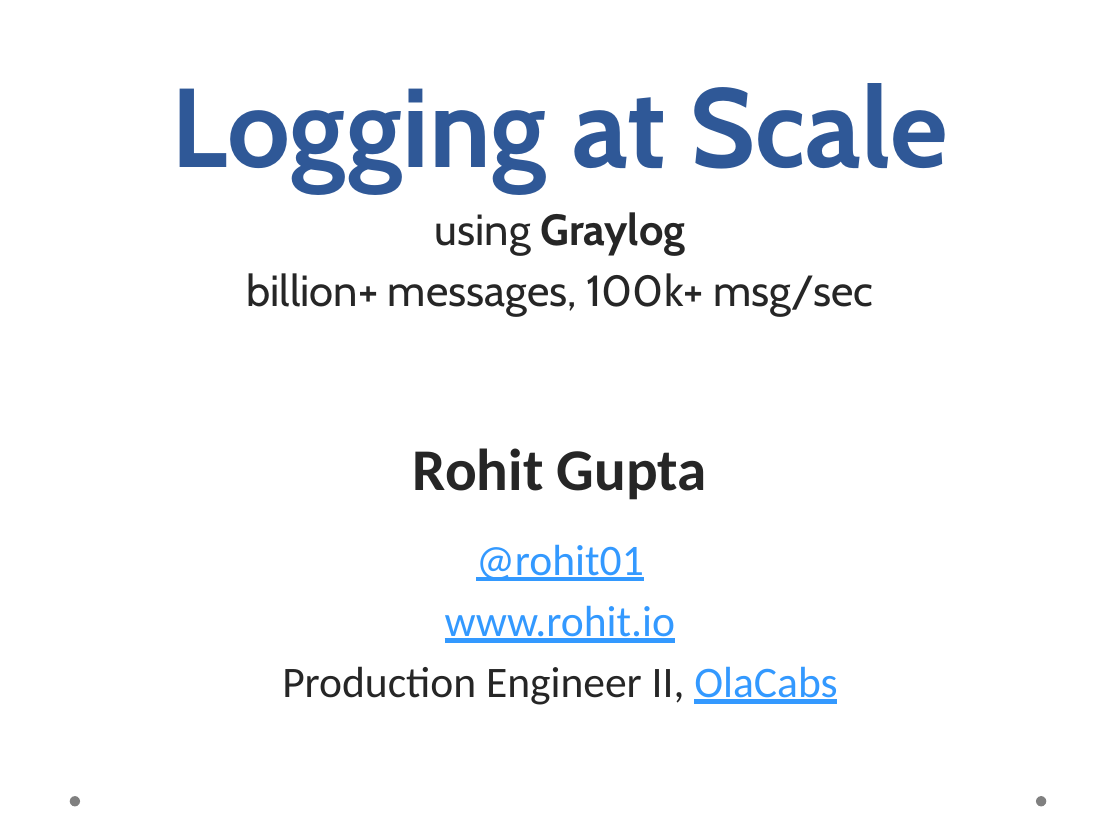
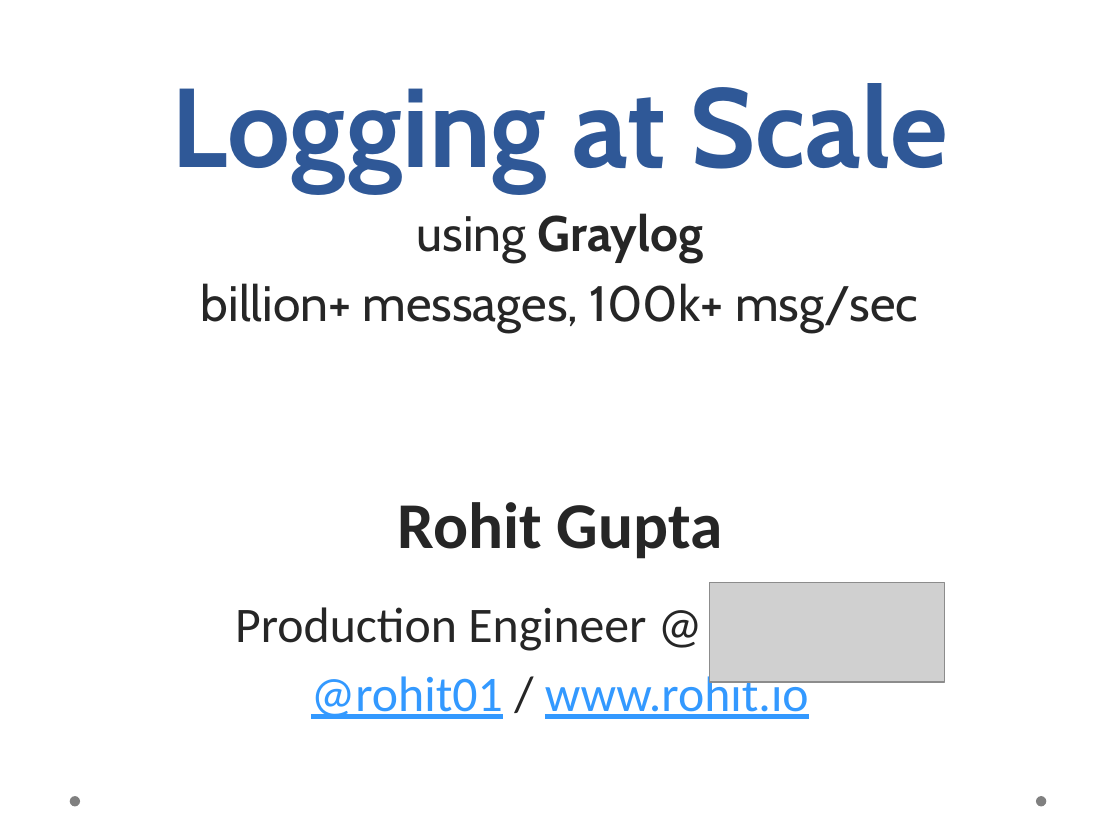
Before and after one commit to rohit01/rohit01.github.io, a slide deck: slide 1 of res/talks/logging-at-scale-using-graylog-billion-messages-100k-req-sec/logging-at-scale.pptx. Drawn at 1120x840 pixels with LibreOffice and Linux fonts; fonts in the diff are those of the drawing; grey boxes stand for pictures; background and template pictures are left out. Boxes give left, top, right and bottom in pixels: in the first picture for what was removed or moved away, otherwise in the second. Text is boxed around its words. In the diff, an @@ line names an element or a change of style, - is before the commit and + after.

```diff
--- a/res/talks/logging-at-scale-using-graylog-billion-messages-100k-req-sec/logging-at-scale.pptx
+++ b/res/talks/logging-at-scale-using-graylog-billion-messages-100k-req-sec/logging-at-scale.pptx
@@ text at (x1=201, y1=213, x2=918, y2=559): size 28 to 32 pt in "using Graylog", "billion+ messages, 100k+ msg/sec"; size 38 to 42 pt in "Rohit Gupta" @@
@@ picture added at (x1=710, y1=582, x2=945, y2=682) @@
@@ text at (x1=235, y1=607, x2=809, y2=719): text changed; size 28 to 32 pt; text colour #3399FF to #262626 @@
-@rohit01
-www.rohit.io
-Production Engineer II, OlaCabs
+Production Engineer @ .
+@rohit01 / www.rohit.io
```
Also in this commit, not shown: 10 other slides changed, 2 slides removed, 1 other file.
